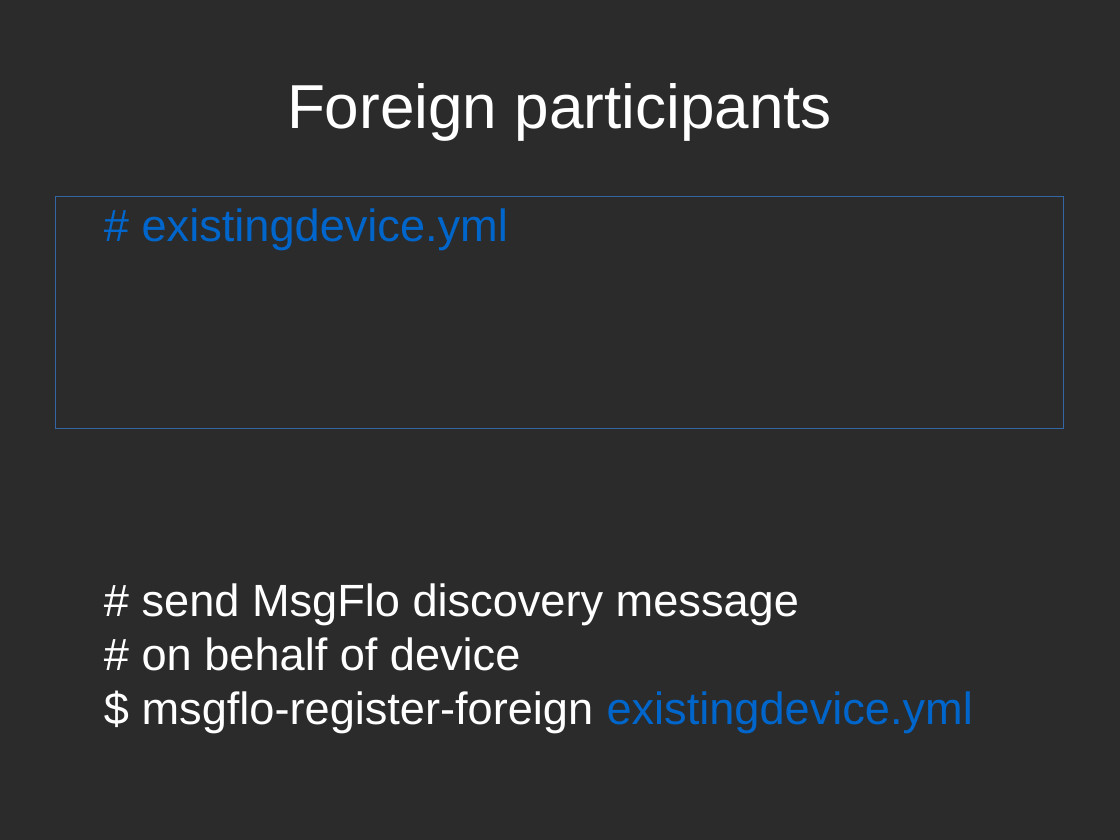
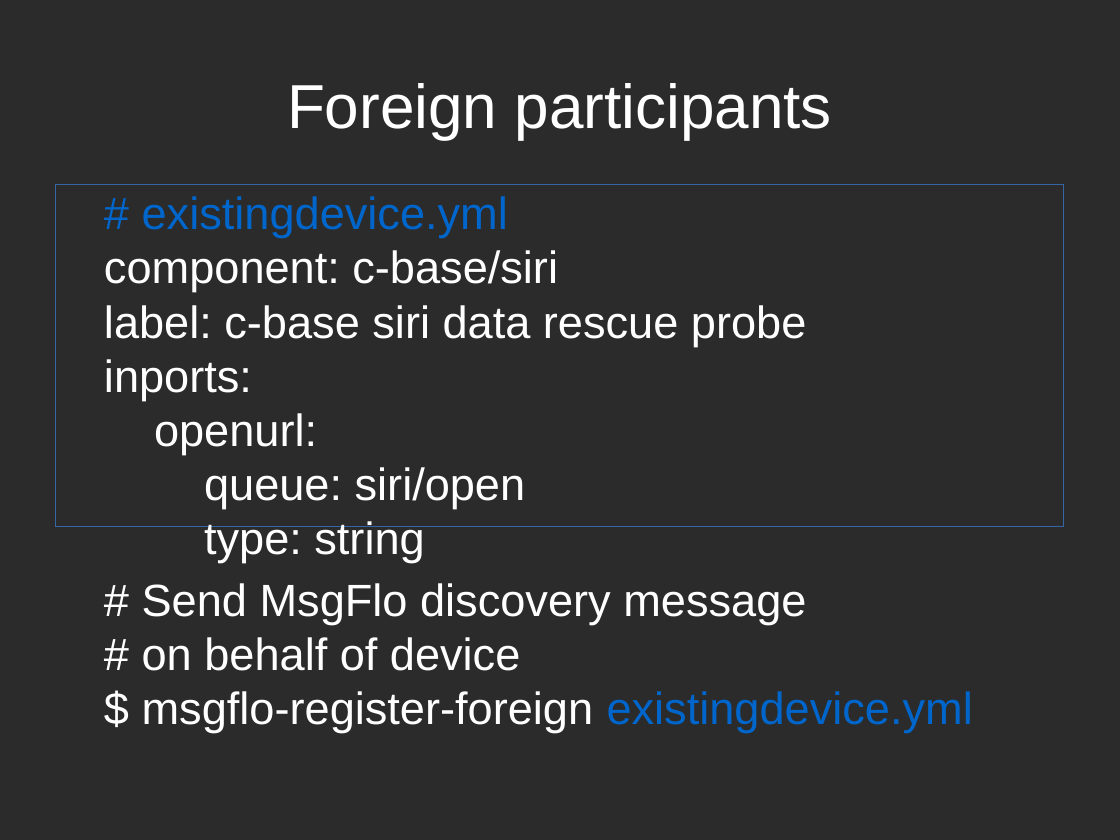
Before and after one commit to msgflo/msgflo, a slide deck: slide 6 of doc/fosdem2017/slides.odp. Drawn at 1120x840 pixels with LibreOffice and Linux fonts; fonts in the diff are those of the drawing; background and template pictures are left out; a plain dark background stands for a picture behind light text. Boxes give left, top, right and bottom in pixels: in the first picture for what was removed or moved away, otherwise in the second. Text is boxed around its words. In the diff, an @@ line names an element or a change of style, - is before the commit and + after.

```diff
--- a/doc/fosdem2017/slides.odp
+++ b/doc/fosdem2017/slides.odp
@@ text "# existingdevice.yml component: c-base/siri label: ...": place and size @@
-text "# existingdevice.yml component: c-base/siri label: ..." at (56, 196, 1064, 429)
+text "# existingdevice.yml component: c-base/siri label: ..." at (56, 185, 1064, 527)
@@ text at (104, 196, 806, 509): text changed; text colour #0066CC to #FFFFFF @@
-# existingdevice.yml
+# existingdevice.yml
+component: c-base/siri
+label: c-base siri data rescue probe
+inports:
+openurl:
+queue: siri/open
+type: string
@@ text at (142, 583, 973, 733): text changed @@
-# send MsgFlo discovery message
-# on behalf of device
-$ msgflo-register-foreign existingdevice.yml
+# Send MsgFlo discovery message
+# on behalf of device
+$ msgflo-register-foreign existingdevice.yml
```
Also in this commit, not shown: 6 other slides changed, 7 slides added, 2 slides removed, 2 other files.
